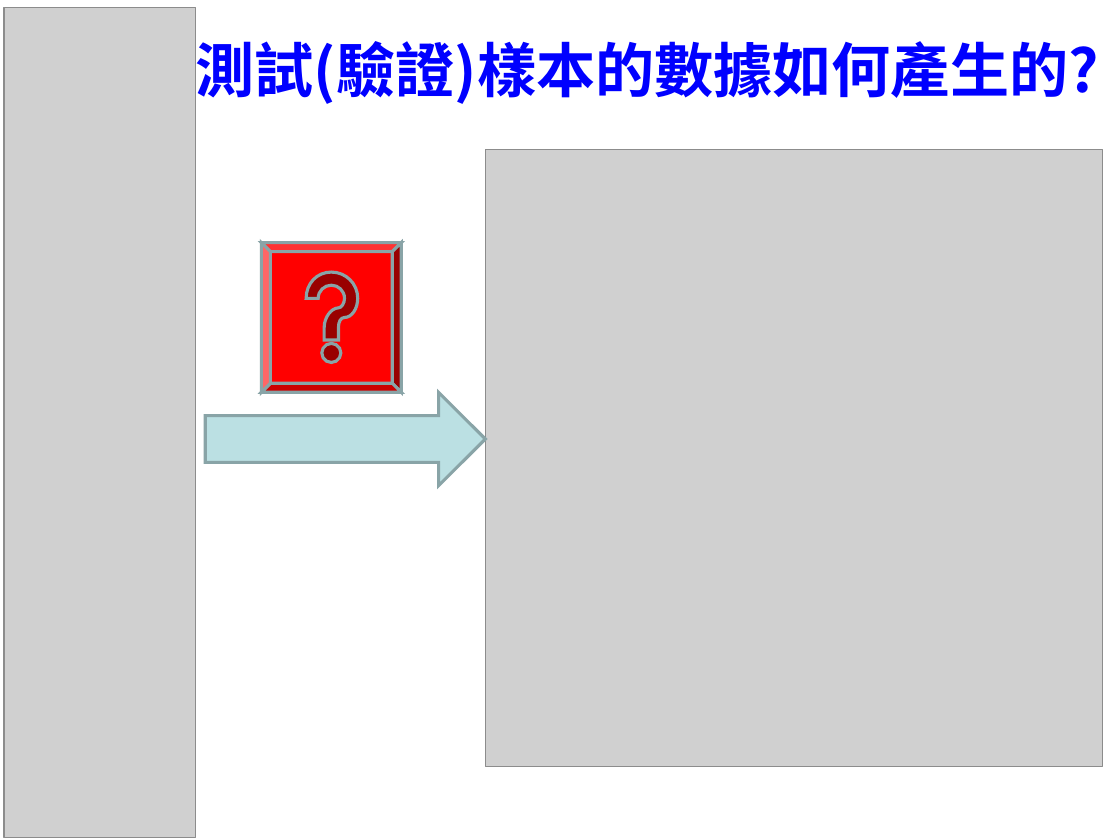
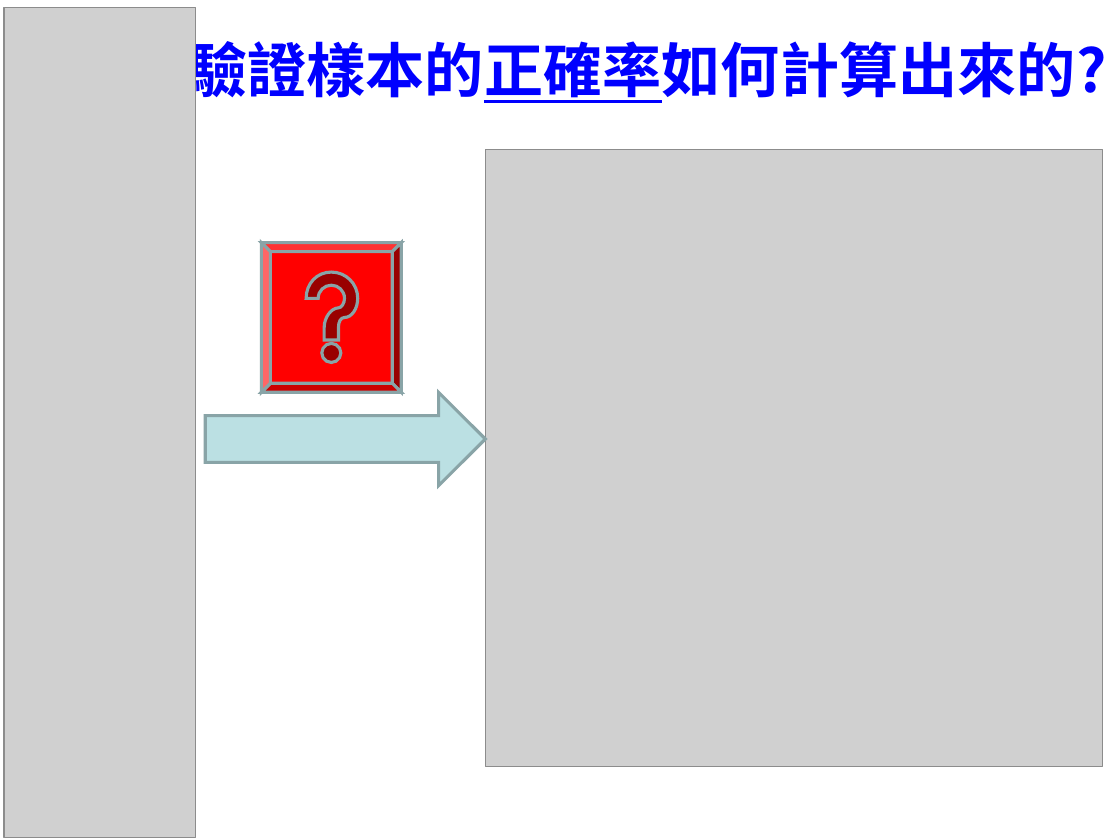
Before and after one commit to chih-chengwu/Data-Mining-MarkDown, a slide deck: slide 7 of 第7章_分類Classification_最近鄰居.ppt. Drawn at 1120x840 pixels with LibreOffice and Linux fonts; fonts in the diff are those of the drawing; grey boxes stand for pictures; background and template pictures are left out. Boxes give left, top, right and bottom in pixels: in the first picture for what was removed or moved away, otherwise in the second. Text is boxed around its words. In the diff, an @@ line names an element or a change of style, - is before the commit and + after.

Commit message:
0715-1

```diff
--- a/第7章_分類Classification_最近鄰居.ppt
+++ b/第7章_分類Classification_最近鄰居.ppt
@@ title at <box>188,32,1106,108</box>: text changed @@
-測試(驗證)樣本的數據如何產生的?
+驗證樣本的正確率如何計算出來的?
```
Also in this commit, not shown: 1 other slide changed.
